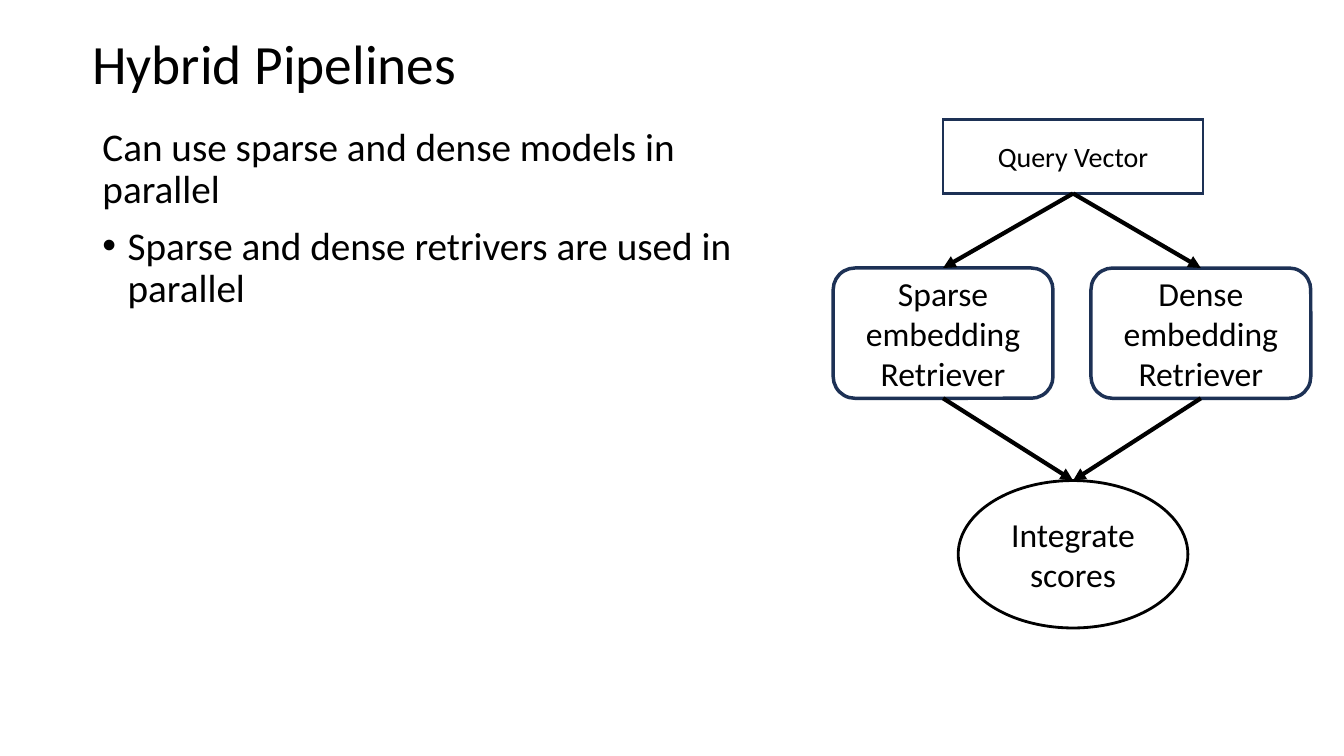
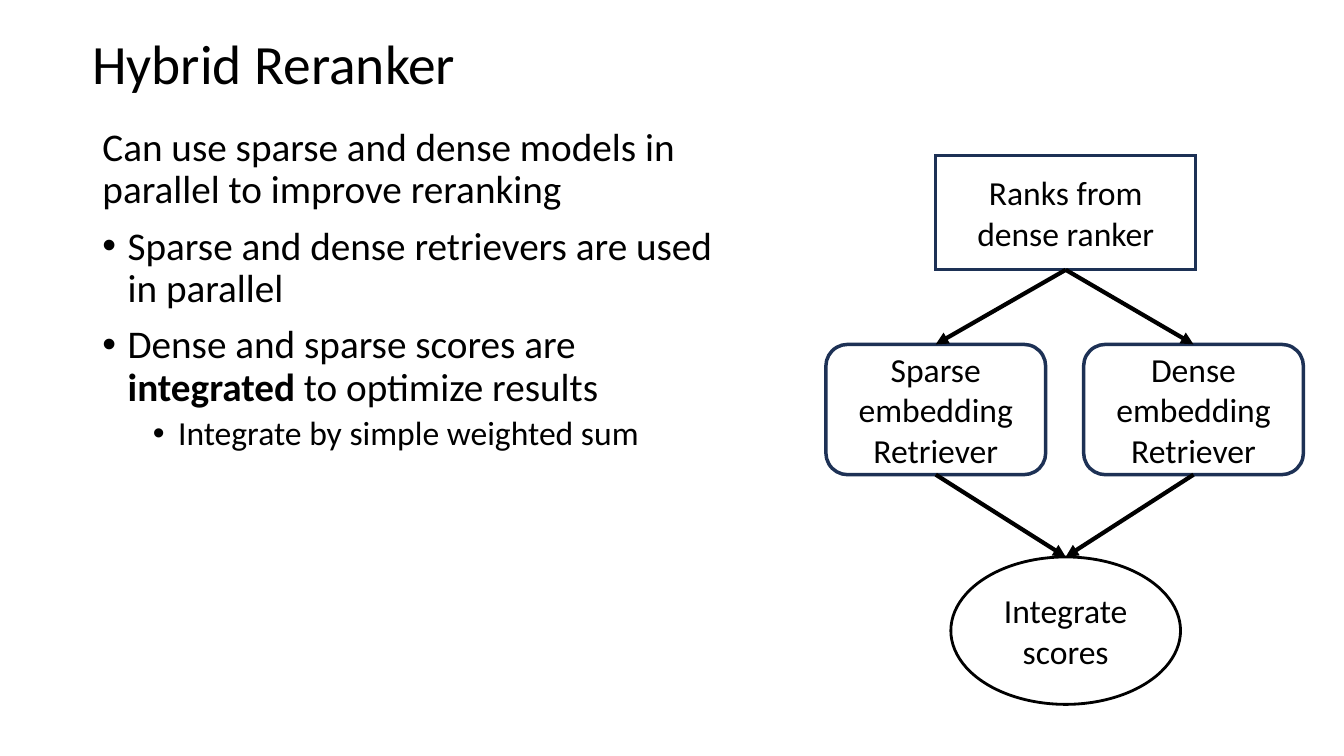
Before and after one commit to harelgabainew/school1, a slide deck: slide 51 of slides/6_InformationRetrievalSearch.pptx (slide 48 before the commit). Drawn at 1344x756 pixels with LibreOffice and Linux fonts; fonts in the diff are those of the drawing. Boxes give left, top, right and bottom in pixels: in the first picture for what was removed or moved away, otherwise in the second. Text is boxed around its words. In the diff, an @@ line names an element or a change of style, - is before the commit and + after.

```diff
--- a/slides/6_InformationRetrievalSearch.pptx
+++ b/slides/6_InformationRetrievalSearch.pptx
@@ title at bbox=[92, 45, 456, 93]: text changed @@
-Hybrid Pipelines
+Hybrid Reranker
@@ text at bbox=[102, 133, 712, 451]: text changed @@
-Can use sparse and dense models in parallel
-• Sparse and dense retrivers are used in parallel
+Can use sparse and dense models in parallel to improve reranking
+• Sparse and dense retrievers are used in parallel
+• Dense and sparse scores are integrated to optimize results
+  • Integrate by simple weighted sum
@@ rectangle "Ranks from dense ranker": place and size @@
-rectangle "Ranks from dense ranker" at bbox=[944, 119, 1204, 193]
+rectangle "Ranks from dense ranker" at bbox=[936, 155, 1196, 270]
@@ text in rectangle at bbox=[977, 181, 1154, 247]: text changed; size 20 to 24 pt @@
-Query Vector
+Ranks from dense ranker
@@ 4 arrows, 1 rounded rectangle, 1 ellipse: place and size @@
-4 arrows, 1 rounded rectangle, 1 ellipse at bbox=[834, 194, 1201, 628]
+4 arrows, 1 rounded rectangle, 1 ellipse at bbox=[826, 270, 1194, 705]
@@ rounded rectangle "Dense embedding Retriever": place and size @@
-rounded rectangle "Dense embedding Retriever" at bbox=[1091, 268, 1311, 398]
+rounded rectangle "Dense embedding Retriever" at bbox=[1084, 345, 1304, 475]
```
Also in this commit, not shown: 10 other slides changed, 2 slides added.
